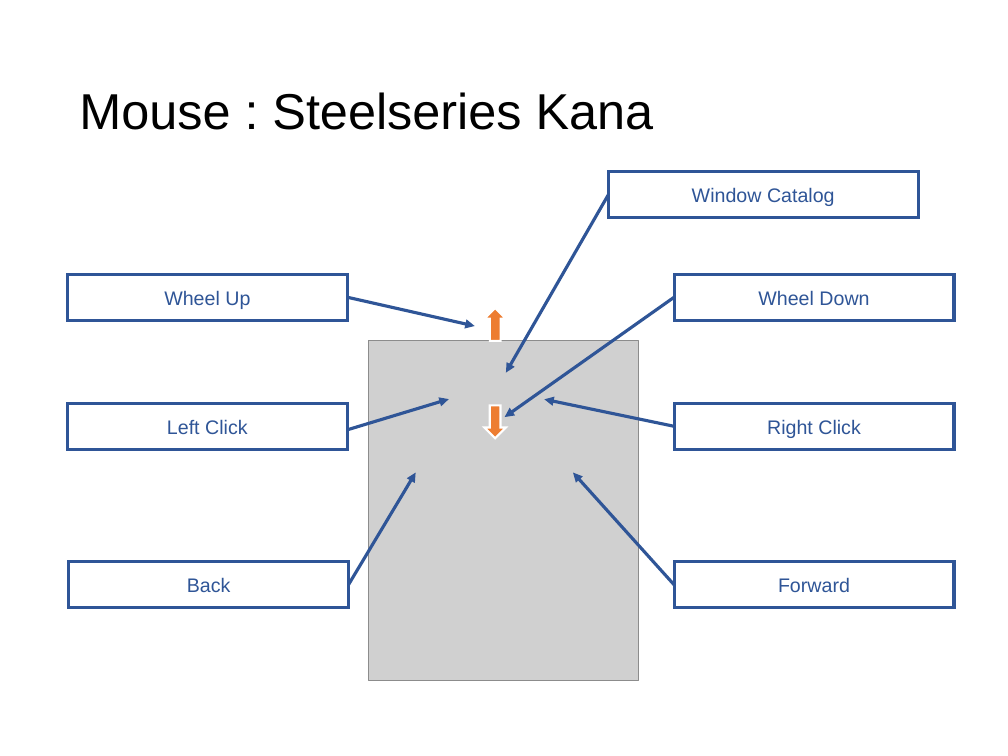
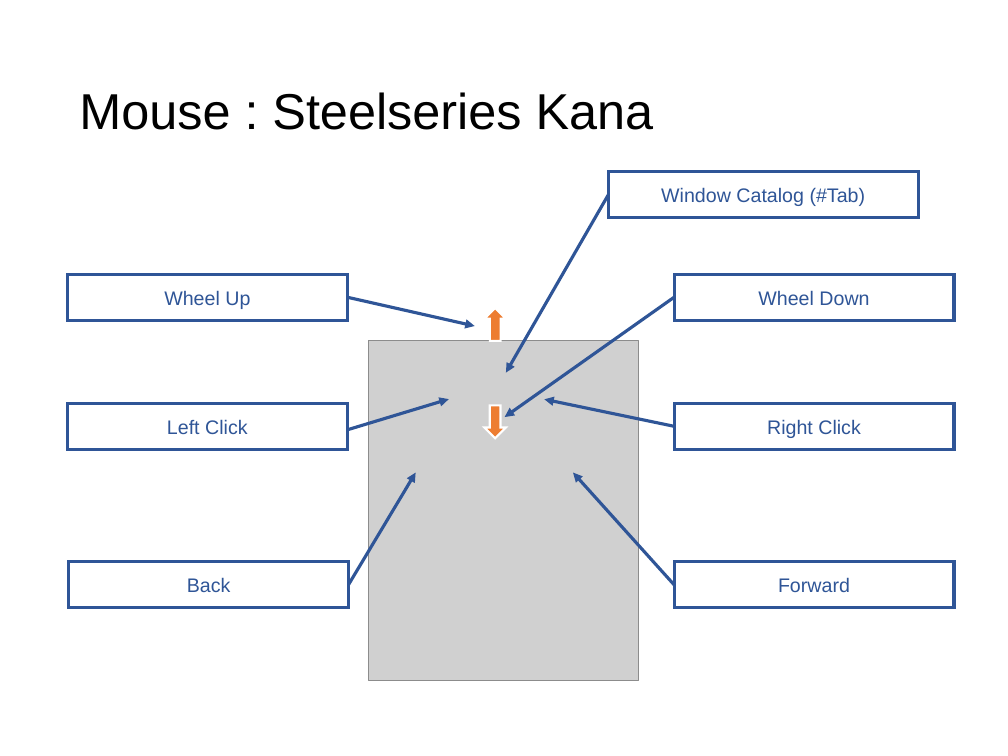
Before and after one commit to ittooo66/myAHK, a slide deck: slide 13 of MANUAL.pptx. Drawn at 1008x756 pixels with LibreOffice and Linux fonts; fonts in the diff are those of the drawing; grey boxes stand for pictures. Boxes give left, top, right and bottom in pixels: in the first picture for what was removed or moved away, otherwise in the second. Text is boxed around its words. In the diff, an @@ line names an element or a change of style, - is before the commit and + after.

```diff
--- a/MANUAL.pptx
+++ b/MANUAL.pptx
@@ text in rectangle at (x1=661, y1=187, x2=866, y2=206): text changed @@
-Window Catalog
+Window Catalog (#Tab)
```
Also in this commit, not shown: 6 other slides changed.
